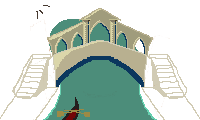
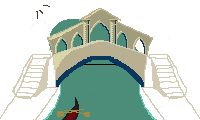
Layers edited between the first and the second w=200, h=120 image:
painted on "Capa 4" over left=84, top=64, right=116, bottom=65
